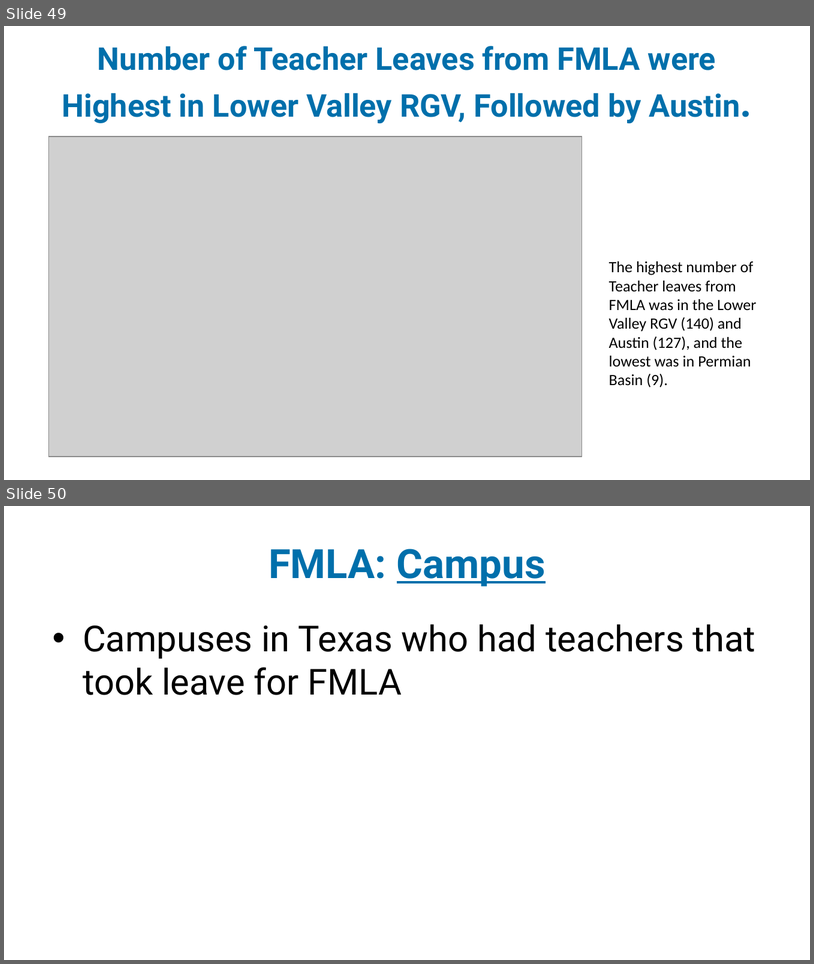
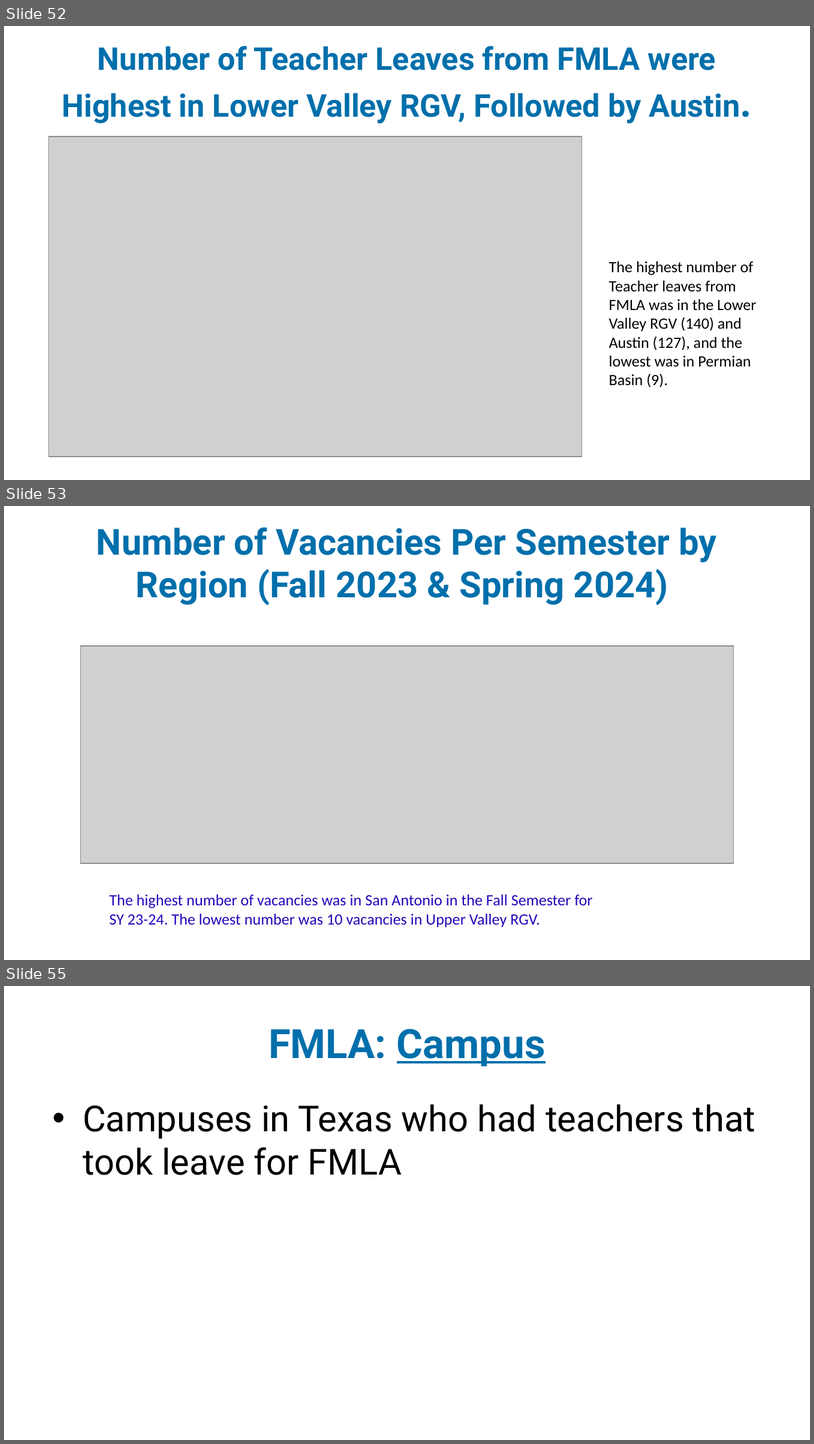
Before and after one commit to idea-analytics/Staffing_Trends_Performance_Vacancies, a slide deck: graphs/Staffing_Part1_23-24_preliminary_report.pptx. Shown one above the other, each under a label of ours: slides 49 and 50 before the commit, slides 52, 53 and 55 after it; the slides between them are not shown. The pictures are 814x964 and 814x1444 pixels, drawn with LibreOffice and Linux fonts; fonts in the diff are those of the drawing; grey boxes stand for pictures; background and template pictures are left out. Boxes give left, top, right and bottom in pixels: in the first picture for what was removed or moved away, otherwise in the second. Text is boxed around its words. In the diff, an @@ line names an element or a change of style, - is before the commit and + after.

```diff
--- a/graphs/Staffing_Part1_23-24_preliminary_report.pptx
+++ b/graphs/Staffing_Part1_23-24_preliminary_report.pptx
@@ slide 53 added at box(4, 506, 810, 960), background picture (left out) @@
@@ title added at box(96, 527, 717, 605), 32 pt, text #006FAB, bold @@
+Number of Vacancies Per Semester by Region (Fall 2023 & Spring 2024)
@@ picture added at box(81, 646, 734, 862) @@
@@ text added at box(110, 894, 593, 927), 14 pt, text #2007B9 @@
+The highest number of vacancies was in San Antonio in the Fall Semester for SY 23-24. The lowest number was 10 vacancies in Upper Valley RGV.
@@ what was slide 49 is now slide 52 @@
@@ what was slide 50 is now slide 55 @@
```
Also in this commit, not shown: 8 slides changed, 4 other slides added, 3 other files.
